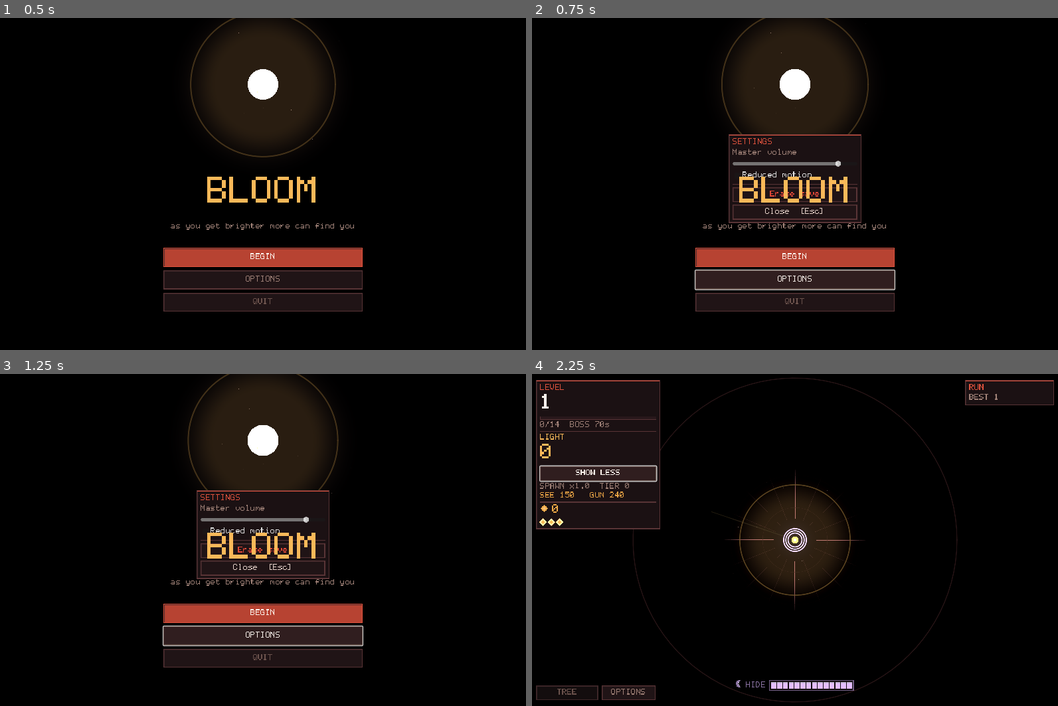
Above: before the commit, frames 1-4 (two rows, left to right).
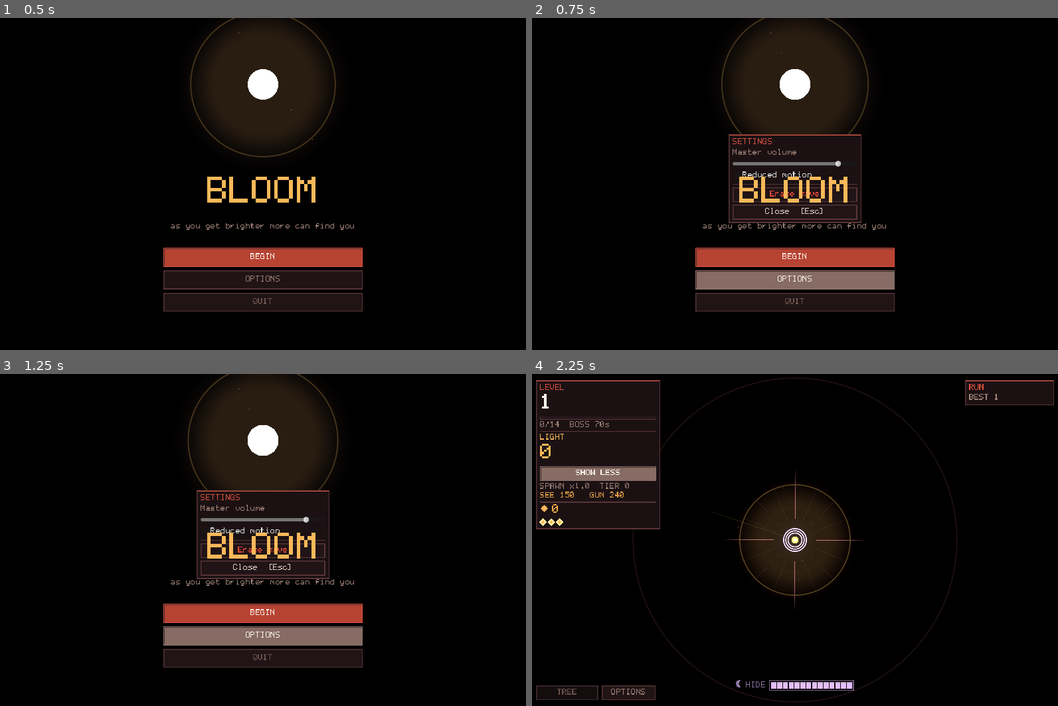
Above: after the commit, the same moments.

Repository: joseph-bergin/bloom
Game: Godot game, scene res://scenes/TitleScreen.tscn
Same seed, same stepped clock (60 frames per second), same inputs: the game is played once before the commit and once after it.
Inputs:
- Up to frame 1 (0.5 s): no input
- Up to frame 2 (0.75 s): click "OPTIONS" at 0.5 s
- Up to frame 3 (1.25 s): no input
- Up to frame 4 (2.25 s): click "BEGIN" at 1.25 s; click "SHOW MORE" at 2 s

Frame 1 is identical in both runs. In frame 2, 2.2% of the frame differs, in the area x 30-70%, y 75-82%; in frame 3, 2.2%; in frame 4, 1.1%.

Commit message:
Sound and motion on everything you touch
The UI had no feedback of its own: no button sounds, no hover states
beyond a stylebox swap, and a failed purchase played the same cue as a
successful one.

Four new synth voices — hover (short, quiet, rate-limited to 45ms so
sweeping the tree does not machine-gun the pool), press, denied, and a
filtered-noise whoosh for the tree opening and closing.

Wired once in UITheme.button(), which every button in the game comes
from: hover brightens and plays; press scales down 3% and plays; release
returns. Buttons sit in containers that rewrite position each layout
pass, so the lift is modulate and pivoted scale, never position.

Tree tiles: hover sound and a 2px lift, rounded to whole pixels because a
fractional offset makes a pixel tile shimmer. Buying one fires a ring out
of the tile it came from. Pool slots are reused, so bind() clears a
running flash when a slot changes hands.

Motes pulse when they change, in the HUD and the tree purse alike.

Fixes found on the way:
- The cost label sits on top of the bar fill and went TEXT_DIM when you
  could not afford a rank — unreadable against the red at exactly the
  moment the number matters. Bright either way now.
- Both whooshes are normalised. The lowpass eats most of the amplitude by
  an amount that depends on sweep direction, so opening came out at half
  the level of closing.
- Buttons had no focus stylebox, so keyboard focus drew Godot's default
  rounded blue box in the middle of a pixel-art screen.

New test measures every cue: has samples, peaks above 0.05, does not
clip. A wrong envelope yields silence, which no other test would catch.

344 pass.

Co-Authored-By: Claude Opus 5 <noreply@anthropic.com>

Diff:
--- a/audio/synth.gd
+++ b/audio/synth.gd
@@ -27,6 +27,18 @@
 		return x / maxf(attack, 0.0001)
 	return pow(maxf(1.0 - (x - attack) / maxf(decay, 0.0001), 0.0), 2.0)
 
+## Scales a buffer so its loudest sample sits at `peak`.
+static func _normalise(buf: PackedFloat32Array, peak: float) -> PackedFloat32Array:
+	var hi: float = 0.0
+	for v in buf:
+		hi = maxf(hi, absf(v))
+	if hi <= 0.0001:
+		return buf
+	var g: float = peak / hi
+	for i in range(buf.size()):
+		buf[i] *= g
+	return buf
+
 ## Short bright pop. Pitch rises with the kill streak.
 static func kill(tier: int) -> AudioStreamWAV:
 	var n: int = int(RATE * (0.13 + 0.02 * float(tier)))
@@ -176,6 +188,64 @@
 		buf[n - 1 - i] *= g
 	return _wav(buf, true)
 
+## Cursor crossing something you can press. Has to sit under everything —
+## you hear a dozen of these a second sweeping across the tree.
+static func hover() -> AudioStreamWAV:
+	var n: int = int(RATE * 0.022)
+	var buf := PackedFloat32Array(); buf.resize(n)
+	for i in range(n):
+		var x: float = float(i) / float(n)
+		var f: float = lerpf(1500.0, 1900.0, x)
+		buf[i] = sin(TAU * f * float(i) / RATE) * 0.09 * _env(i, n, 0.05, 0.95)
+	return _wav(buf)
+
+## A button going down. A tick of noise for the contact, a short body under
+## it so it lands rather than just ticking.
+static func press() -> AudioStreamWAV:
+	var n: int = int(RATE * 0.07)
+	var buf := PackedFloat32Array(); buf.resize(n)
+	var rng := RandomNumberGenerator.new()
+	rng.seed = 9137
+	for i in range(n):
+		var x: float = float(i) / float(n)
+		var body: float = sin(TAU * 620.0 * float(i) / RATE) * 0.34
+		body += sin(TAU * 310.0 * float(i) / RATE) * 0.16
+		var tick: float = rng.randf_range(-1.0, 1.0) * 0.30 * pow(1.0 - x, 14.0)
+		buf[i] = (body * _env(i, n, 0.002, 0.9) + tick)
+	return _wav(buf)
+
+## No. A short flat buzz, low enough that it never reads as a reward.
+static func denied() -> AudioStreamWAV:
+	var n: int = int(RATE * 0.13)
+	var buf := PackedFloat32Array(); buf.resize(n)
+	for i in range(n):
+		var x: float = float(i) / float(n)
+		var f: float = lerpf(190.0, 140.0, x)
+		var p: float = TAU * f * float(i) / RATE
+		# Square-ish: the harmonics are what make it read as a refusal.
+		var v: float = signf(sin(p)) * 0.26 + sin(p * 2.0) * 0.08
+		buf[i] = v * _env(i, n, 0.004, 0.92)
+	return _wav(buf)
+
+## The tree sliding in or out. Filtered noise, no pitch to clash with the
+## ambient bed.
+static func whoosh(up: bool) -> AudioStreamWAV:
+	var n: int = int(RATE * 0.26)
+	var buf := PackedFloat32Array(); buf.resize(n)
+	var rng := RandomNumberGenerator.new()
+	rng.seed = 2255
+	var lp: float = 0.0
+	for i in range(n):
+		var x: float = float(i) / float(n)
+		# Sweeping the filter is the whole effect: bright opening, dull closing.
+		var cut: float = lerpf(0.04, 0.42, x if up else 1.0 - x)
+		lp = lerpf(lp, rng.randf_range(-1.0, 1.0), cut)
+		buf[i] = lp * _env(i, n, 0.12, 0.86)
+	# The lowpass eats most of the amplitude, and by how much depends on the
+	# sweep direction — opening came out half the level of closing. Normalise
+	# rather than hand-tuning two gains that drift apart.
+	return _wav(_normalise(buf, 0.5))
+
 static func click() -> AudioStreamWAV:
 	var n: int = int(RATE * 0.04)
 	var buf := PackedFloat32Array(); buf.resize(n)
--- a/autoload/audio.gd
+++ b/autoload/audio.gd
@@ -18,6 +18,7 @@
 var _streak: int = 0
 var _last_kill: float = -99.0
 var _last_hit: float = -99.0
+var _last_hover: float = -99.0
 
 func _ready() -> void:
 	_buses()
@@ -30,6 +31,11 @@
 	_streams["boss"] = Synth.boss()
 	_streams["cleared"] = Synth.cleared()
 	_streams["click"] = Synth.click()
+	_streams["hover"] = Synth.hover()
+	_streams["press"] = Synth.press()
+	_streams["denied"] = Synth.denied()
+	_streams["open"] = Synth.whoosh(true)
+	_streams["close"] = Synth.whoosh(false)
 	for t in range(Constants.MAX_TIER + 1):
 		_kill_streams.append(Synth.kill(t))
 
@@ -81,6 +87,15 @@
 	if not _streams.has(key):
 		return
 	_emit(_streams[key], db, pitch)
+
+## Hover fires as fast as the cursor moves. Without a gate, sweeping across
+## the tree machine-guns the pool and drowns out everything else.
+func hover() -> void:
+	var now: float = float(Time.get_ticks_msec()) / 1000.0
+	if now - _last_hover < 0.045:
+		return
+	_last_hover = now
+	play("hover", -26.0, randf_range(0.94, 1.06))
 
 func _emit(stream: AudioStream, db: float, pitch: float) -> void:
 	var p: AudioStreamPlayer = _pool[_next]
--- a/tests/suite.gd
+++ b/tests/suite.gd
@@ -463,6 +463,26 @@
 		name = d.get_next()
 	d.list_dir_end()
 	return out
+
+## A cue whose envelope is wrong is silent, and silence is not a test
+## failure anywhere else. Every voice has to carry signal without clipping.
+func test_every_cue_has_audible_signal() -> void:
+	var cues := {
+		"hover": Synth.hover(), "press": Synth.press(),
+		"denied": Synth.denied(), "click": Synth.click(),
+		"purchase": Synth.purchase(), "breach": Synth.breach(),
+		"cleared": Synth.cleared(), "boss": Synth.boss(),
+		"open": Synth.whoosh(true), "close": Synth.whoosh(false),
+	}
+	for name in cues:
+		var w: AudioStreamWAV = cues[name]
+		var n: int = w.data.size() / 2
+		ok(n > 100, "%s has samples" % name)
+		var peak: float = 0.0
+		for i in range(n):
+			peak = maxf(peak, absf(float(w.data.decode_s16(i * 2)) / 32767.0))
+		ok(peak > 0.05, "%s is audible (peak %.3f)" % [name, peak])
+		ok(peak < 0.999, "%s does not clip (peak %.3f)" % [name, peak])
 
 func test_tree_is_the_right_size() -> void:
 	var n: int = TreeDB.nodes.size()
--- a/ui/HUD.gd
+++ b/ui/HUD.gd
@@ -178,7 +178,12 @@
 	_tint(_sight, "SEE %d   GUN %d" % [int(sight), int(Stats.turret_range)],
 		UITheme.WARN if blind else UITheme.TEXT_FAINT)
 
-	_motes.text = UITheme.fmt(s.motes)
+	var purse_now: String = UITheme.fmt(s.motes)
+	if purse_now != _motes.text:
+		_motes.text = purse_now
+		if not Audio.reduced_motion:
+			_motes.modulate = Color(1.5, 1.5, 1.5)
+			create_tween().tween_property(_motes, "modulate", Color(1, 1, 1), 0.3)
 
 	_clock.text = "BEST %d" % maxi(s.best_level, s.level)
 	var shopping: bool = GameState.upgrading()
--- a/ui/TreeNodeButton.gd
+++ b/ui/TreeNodeButton.gd
@@ -21,6 +21,8 @@
 var _hover: bool = false
 var _kind: TreeIcons.Kind = TreeIcons.Kind.GENERIC
 var _t: float = 0.0
+var _lift: float = 0.0     # 0..1, eases the tile up under the cursor
+var _flash: float = 0.0    # 1..0, fires on purchase
 
 func _ready() -> void:
 	custom_minimum_size = Vector2(HIT, HIT)
@@ -28,11 +30,30 @@
 	mouse_filter = Control.MOUSE_FILTER_STOP
 
 func _process(delta: float) -> void:
+	var want: float = 1.0 if _hover and state >= 2 else 0.0
+	if Audio.reduced_motion:
+		_lift = want
+	else:
+		_lift = move_toward(_lift, want, delta * 7.0)
+	if _flash > 0.0:
+		_flash = maxf(_flash - delta * 2.4, 0.0)
+		queue_redraw()
 	if _hover:
 		_t += delta
+	if _hover or not is_equal_approx(_lift, want):
 		queue_redraw()
 
+## Called when this node is bought, so the tile you clicked is the thing
+## that answers rather than a number somewhere else on screen.
+func celebrate() -> void:
+	_flash = 1.0
+
 func bind(n: TreeNode, p_rank: int, p_state: int, p_afford: bool) -> void:
+	# Pool slots are reused. A flash left running when the slot changes hands
+	# would fire on whichever node landed here next.
+	if node_def != n:
+		_flash = 0.0
+		_lift = 0.0
 	node_def = n
 	rank = p_rank
 	state = p_state
@@ -54,6 +75,8 @@
 	if what == NOTIFICATION_MOUSE_ENTER:
 		_hover = true
 		if node_def != null:
+			if state >= 2:
+				Audio.hover()
 			hovered.emit(node_def.id)
 		queue_redraw()
 	elif what == NOTIFICATION_MOUSE_EXIT:
@@ -76,6 +99,8 @@
 		return
 	var box := Rect2(((Vector2(HIT, HIT) - Vector2(TILE, TILE)) * 0.5).round(),
 		Vector2(TILE, TILE))
+	# Whole pixels only — a fractional lift makes a pixel tile shimmer.
+	box.position.y -= round(_lift * 2.0)
 	var base: Color = UITheme.branch_colour(node_def.branch)
 	var owned: bool = state == 3
 
@@ -108,8 +133,13 @@
 		draw_rect(Rect2(box.position.x + BORDER, y,
 			(box.size.x - BORDER * 2.0) * frac, 3.0), UITheme.LIGHT * 1.4)
 
-	if _hover:
-		_frame(box.grow(3.0), Color(1, 1, 1) * (1.2 + 0.3 * sin(_t * 7.0)), 1.0)
+	if _lift > 0.05:
+		_frame(box.grow(3.0), Color(1, 1, 1)
+			* (1.2 + 0.3 * sin(_t * 7.0)) * _lift, 1.0)
+	if _flash > 0.0:
+		# A ring pushing out of the tile, brightest at the moment of purchase.
+		var g: float = (1.0 - _flash) * 14.0
+		_frame(box.grow(2.0 + g), Color(UITheme.LIGHT, _flash), 2.0)
 
 func _frame(r: Rect2, col: Color, w: float) -> void:
 	draw_rect(Rect2(r.position, Vector2(r.size.x, w)), col)
--- a/ui/TreeTooltip.gd
+++ b/ui/TreeTooltip.gd
@@ -92,8 +92,10 @@
 		_set_bar(UITheme.GOOD if can else UITheme.BAD)
 		# Floored: motes are spent whole, and "862.7" is noise in a pixel panel.
 		_cost.text = "%s / %s" % [UITheme.fmt(floorf(have)), UITheme.fmt(cost)]
-		_cost.add_theme_color_override("font_color",
-			UITheme.TEXT_BRIGHT if can else UITheme.TEXT_DIM)
+		# Bright either way: the label sits on top of the bar fill, and dim
+		# text on the red half was unreadable at exactly the moment you most
+		# want to know what a rank costs.
+		_cost.add_theme_color_override("font_color", UITheme.TEXT_BRIGHT)
 
 	if not GameState.requirements_met(n):
 		var missing: PackedStringArray = []
--- a/ui/TreeView.gd
+++ b/ui/TreeView.gd
@@ -165,9 +165,15 @@
 func open_view() -> void:
 	visible = true
 	_dirty = true
+	Audio.play("open", -14.0)
+	if not Audio.reduced_motion:
+		modulate = Color(1, 1, 1, 0)
+		create_tween().tween_property(self, "modulate:a", 1.0, 0.16)
 
 func close_view() -> void:
 	visible = false
+	modulate = Color(1, 1, 1, 1)
+	Audio.play("close", -16.0)
 
 func toggle() -> void:
 	if visible:
@@ -222,7 +228,13 @@
 
 func _rebind(view: Rect2) -> void:
 	var s: GameStateData = GameState.s
-	_motes.text = str(int(s.motes))
+	var shown: String = str(int(s.motes))
+	if shown != _motes.text:
+		_motes.text = shown
+		if not Audio.reduced_motion:
+			_motes.modulate = Color(1.6, 1.6, 1.6)
+			create_tween().tween_property(_motes, "modulate",
+				Color(1, 1, 1), 0.25)
 	var cull := view.grow(90.0)
 	var dots: bool = _zoom < LABEL_ZOOM
 	var i: int = 0
@@ -244,8 +256,13 @@
 
 func _on_click(id: StringName) -> void:
 	_selected = id
-	if not GameState.purchase(id):
-		Audio.play("click", -16.0)
+	if GameState.purchase(id):
+		for b in _pool:
+			if b.visible and b.node_def != null and b.node_def.id == id:
+				b.celebrate()
+				break
+	else:
+		Audio.play("denied", -12.0)
 	_dirty = true
 	var n: TreeNode = TreeDB.get_node_def(id)
 	if n != null:
--- a/ui/ui_theme.gd
+++ b/ui/ui_theme.gd
@@ -138,10 +138,41 @@
 		PixelPanel.new(col * 0.28, col, col))
 	# The disabled frame still has to read as a frame. At the old value it
 	# vanished into the ground and the button looked like a bare label.
+	# Without this, keyboard focus falls back to Godot's default outline,
+	# which is a rounded blue box in the middle of a pixel-art screen.
+	b.add_theme_stylebox_override("focus", PixelPanel.new(
+		Color(0, 0, 0, 0), col * 0.9, col))
+	_juice(b)
 	b.add_theme_stylebox_override("disabled",
 		PixelPanel.new(Color(0.075, 0.051, 0.055),
 			Color(0.247, 0.153, 0.161), Color(0.20, 0.15, 0.15)))
 	return b
+
+## Sound and a lift on every button. Buttons live inside containers, which
+## overwrite position each layout pass, so the lift is done with modulate
+## and pivoted scale rather than by moving the Control.
+static func _juice(b: Button) -> void:
+	b.pivot_offset = Vector2.ZERO
+	b.mouse_entered.connect(func():
+		if b.disabled:
+			return
+		Audio.hover()
+		_to(b, 1.14, 1.0))
+	b.mouse_exited.connect(func(): _to(b, 1.0, 1.0))
+	b.button_down.connect(func():
+		Audio.play("press", -13.0, randf_range(0.97, 1.05))
+		_to(b, 1.3, 0.97))
+	b.button_up.connect(func(): _to(b, 1.0, 1.0))
+
+static func _to(b: Button, bright: float, scale: float) -> void:
+	if Audio.reduced_motion:
+		b.modulate = Color(bright, bright, bright)
+		return
+	b.pivot_offset = b.size * 0.5
+	var t := b.create_tween().set_parallel(true)
+	t.set_trans(Tween.TRANS_CUBIC).set_ease(Tween.EASE_OUT)
+	t.tween_property(b, "modulate", Color(bright, bright, bright), 0.10)
+	t.tween_property(b, "scale", Vector2(scale, scale), 0.10)
 
 ## A primary action: brighter fill, same frame. No extra chrome.
 static func cta(text: String, col: Color = ACCENT) -> Button:
